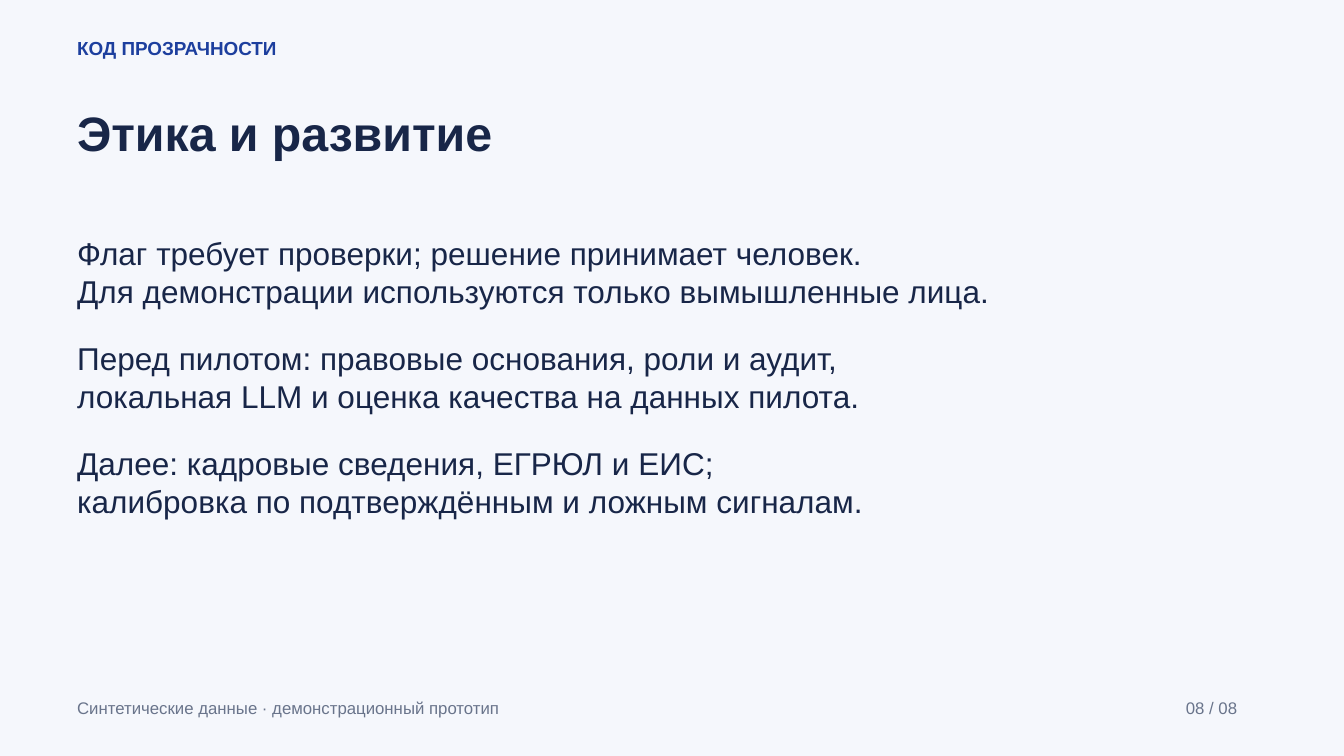
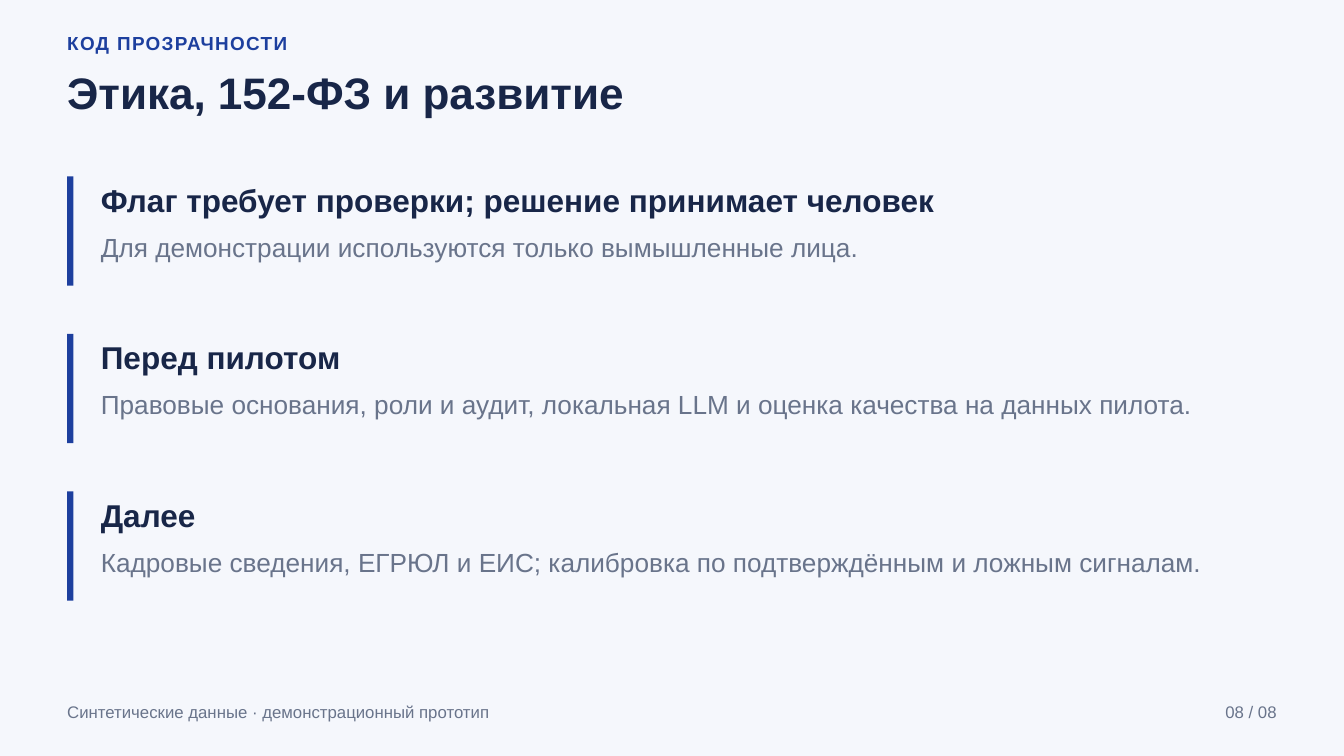
Before and after one commit to avt0b/kod_prozr_2026, a slide deck: slide 8 of docs/presentation/kod-prozrachnosti-review.pptx. Drawn at 1344x756 pixels with LibreOffice and Linux fonts; fonts in the diff are those of the drawing. Boxes give left, top, right and bottom in pixels: in the first picture for what was removed or moved away, otherwise in the second. Text is boxed around its words. In the diff, an @@ line names an element or a change of style, - is before the commit and + after.

```diff
--- a/docs/presentation/kod-prozrachnosti-review.pptx
+++ b/docs/presentation/kod-prozrachnosti-review.pptx
@@ text "КОД ПРОЗРАЧНОСТИ" at [67,37,287,54]: letter spacing 0 to 1 pt @@
@@ text at [67,78,624,117]: text changed; size 34.5 to 31.5 pt @@
-Этика и развитие
+Этика, 152-ФЗ и развитие
@@ rectangle added at [68,176,74,285], fill #1D3F9E @@
@@ text added at [101,189,934,218], 22.5 pt, text #182648, bold @@
+Флаг требует проверки; решение принимает человек
@@ text "Для демонстрации используются только вымышленные ...": place and size @@
-text "Для демонстрации используются только вымышленные ..." at [77,242,988,309]
+text "Для демонстрации используются только вымышленные ..." at [101,239,858,262]
@@ text "Для демонстрации используются только вымышленные ..." at [101,239,858,262]: size 22.5 to 18.8 pt, text colour #182648 to #69748B @@
@@ text at [77,242,862,271]: paragraph removed @@
-Флаг требует проверки; решение принимает человек.
@@ rectangle added at [68,334,74,443], fill #1D3F9E @@
@@ text added at [101,347,341,375], 22.5 pt, text #182648, bold @@
+Перед пилотом
@@ text at [101,396,1191,420]: text changed; size 22.5 to 18.8 pt; text colour #182648 to #69748B @@
-Перед пилотом: правовые основания, роли и аудит,
-локальная LLM и оценка качества на данных пилота.
+Правовые основания, роли и аудит, локальная LLM и оценка качества на данных пилота.
@@ rectangle added at [68,492,74,601], fill #1D3F9E @@
@@ text added at [101,505,196,533], 22.5 pt, text #182648, bold @@
+Далее
@@ text at [101,553,1200,577]: text changed; size 22.5 to 18.8 pt; text colour #182648 to #69748B @@
-Далее: кадровые сведения, ЕГРЮЛ и ЕИС;
-калибровка по подтверждённым и ложным сигналам.
+Кадровые сведения, ЕГРЮЛ и ЕИС; калибровка по подтверждённым и ложным сигналам.
@@ text "Синтетические данные · демонстрационный прототип": place and size @@
-text "Синтетические данные · демонстрационный прототип" at [77,701,499,718]
+text "Синтетические данные · демонстрационный прототип" at [67,705,489,722]
@@ text "08 / 08": place and size @@
-text "08 / 08" at [1186,702,1237,714]
+text "08 / 08" at [1225,706,1277,718]
@@ text "08 / 08" at [1225,706,1277,718]: alignment left to right @@
```
Also in this commit, not shown: 5 other slides changed, 2 slides added, 2 slides removed, 17 other files.
